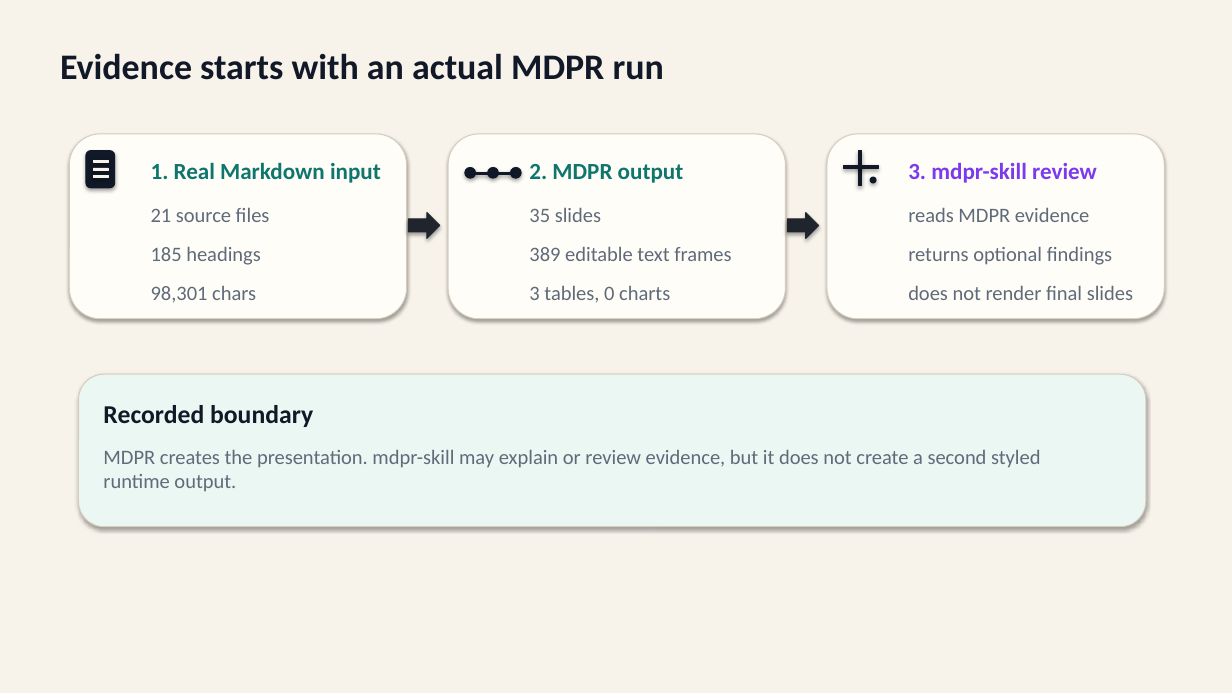
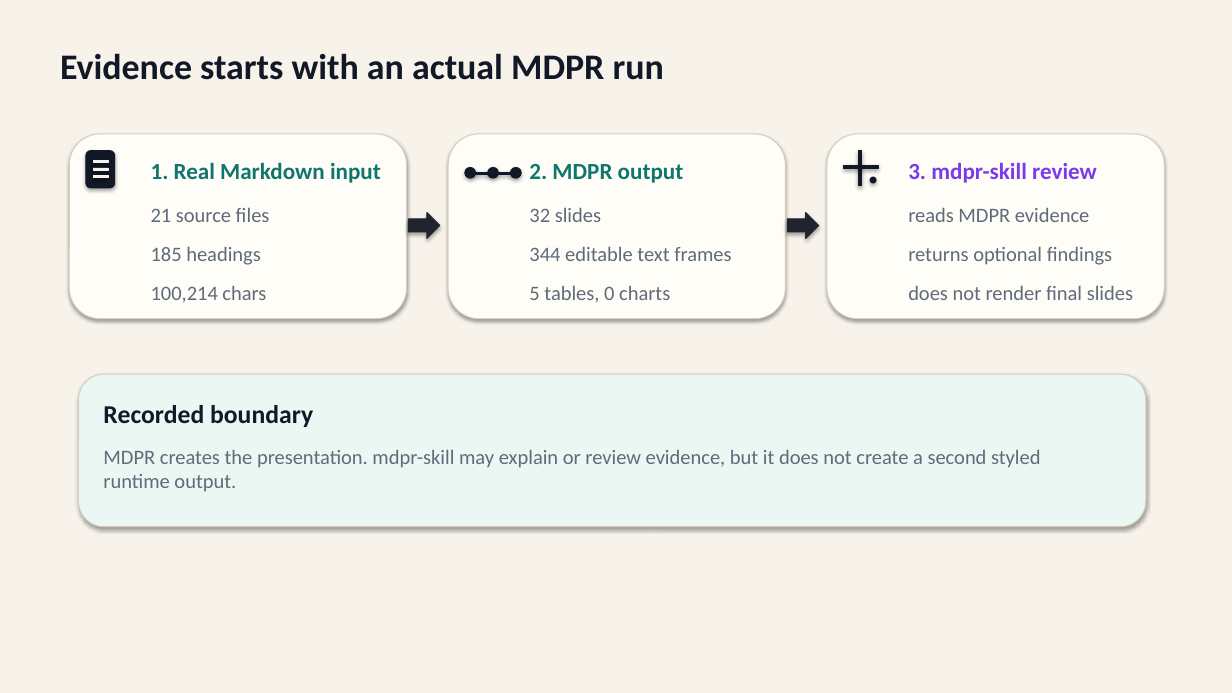
Before and after one commit to ch040602/mdpr-skill, a slide deck: slide 1 of artifacts/mdpr-vs-skill/mdpr-skill-from-actual-md-run.pptx. Drawn at 1232x693 pixels with LibreOffice and Linux fonts; fonts in the diff are those of the drawing. Boxes give left, top, right and bottom in pixels: in the first picture for what was removed or moved away, otherwise in the second. Text is boxed around its words. In the diff, an @@ line names an element or a change of style, - is before the commit and + after.

```diff
--- a/artifacts/mdpr-vs-skill/mdpr-skill-from-actual-md-run.pptx
+++ b/artifacts/mdpr-vs-skill/mdpr-skill-from-actual-md-run.pptx
@@ text at [529, 207, 601, 222]: text changed @@
-35 slides
+32 slides
@@ text at [529, 246, 731, 261]: text changed @@
-389 editable text frames
+344 editable text frames
@@ text at [151, 285, 266, 303]: text changed @@
-98,301 chars
+100,214 chars
@@ text at [529, 285, 670, 303]: text changed @@
-3 tables, 0 charts
+5 tables, 0 charts
```
Also in this commit, not shown: 2 other slides changed, 12 other files.
